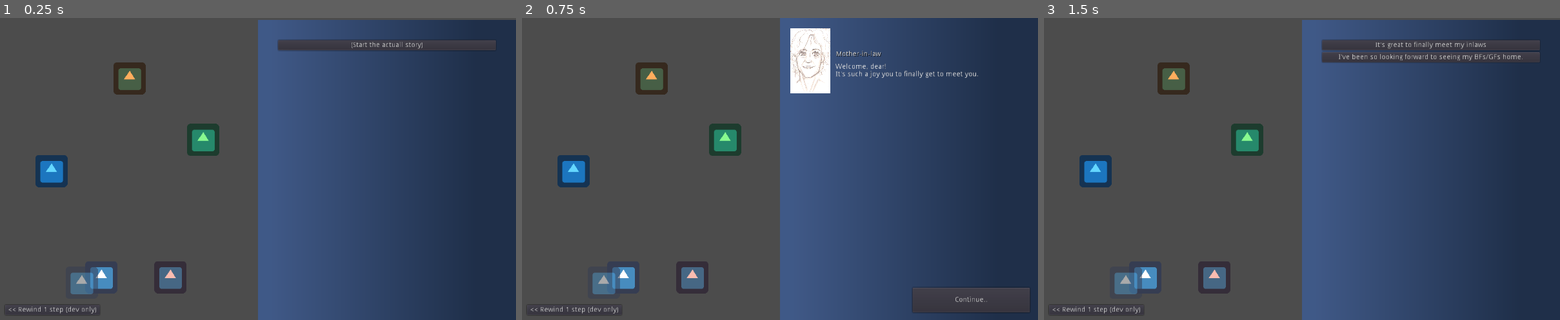
Above: before the commit, frames 1-3 (left to right).
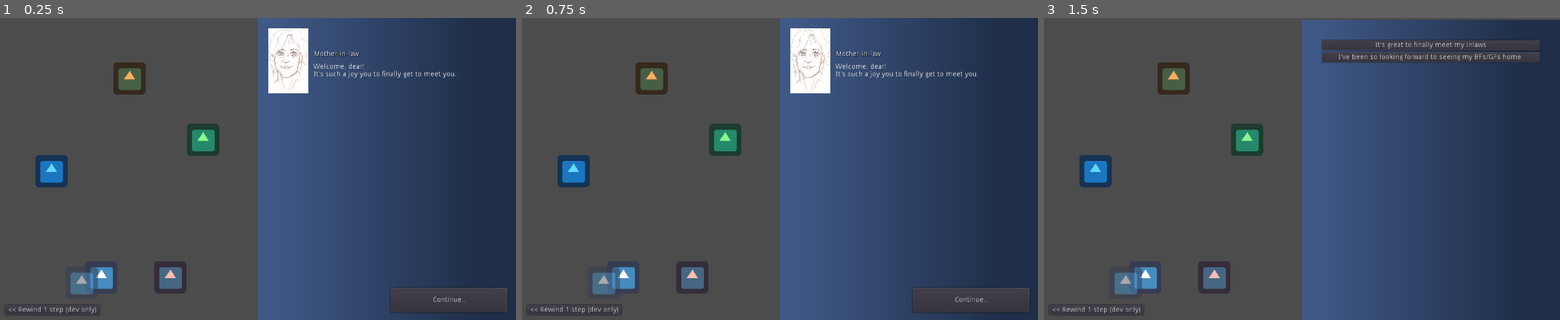
Above: after the commit, the same moments.

Repository: jordgubben/gw24-fam-andersson
Game: Godot game, scene res://FamilyDinner.tscn
Two runs of this game, one before a commit and one after it. Both use one fixed random seed, a clock stepped at 60 frames per second and the inputs below. The engine's default icon, where the game draws it, is replaced by a stand-in: a white triangle on a blue panel in a dark square.
Inputs (mouse positions are in pixels of both pictures, inside the frame that each line leads up to):
- Up to frame 1 (0.25 s): no input
- Up to frame 2 (0.75 s): click (909, 45) at 0.5 s, where only the run before the commit has a clickable "(Start the actuall story)"
- Up to frame 3 (1.5 s): click "Continue.." at 1.25 s

The runs differ from the first frame. In frame 1, 4.8% of the frame differs, in the area x 50-100%, y 0-98%; in frame 2, nothing differs; in frame 3, nothing differs.

Commit message:
Start story with the first segments (no button)

Diff:
--- a/FamilyDinner.gd
+++ b/FamilyDinner.gd
@@ -113,7 +113,7 @@
 
 	# Prep. conversation
 	$conversation.segments_db = conversations_segments
-	$conversation.populate_options()
+	$conversation.present_segment("start")
 
 func _on_options_option_selected(key):
 	$conversation.present_segment(key)
